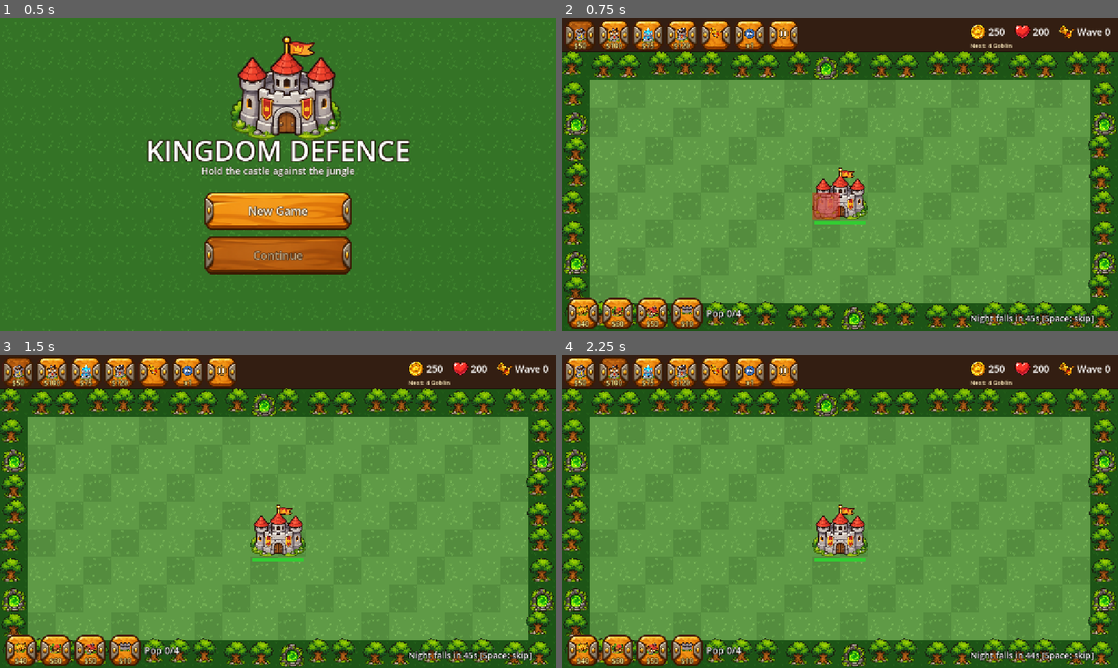
Above: before the commit, frames 1-4 (two rows, left to right).
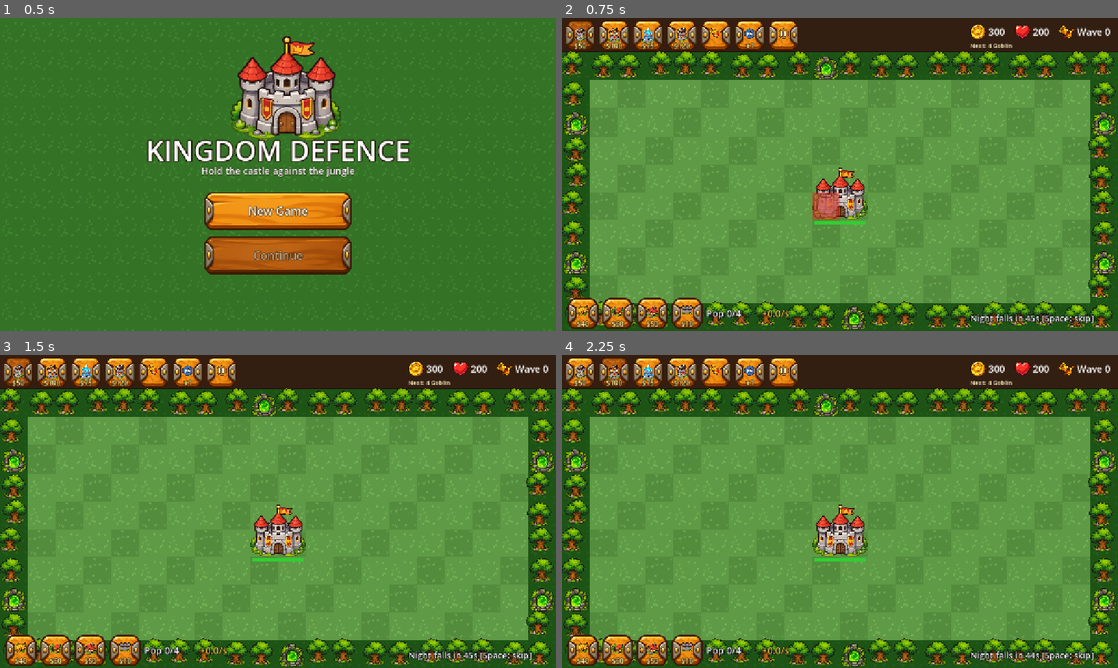
Above: after the commit, the same moments.

Repository: Sosakpanha/Tower-defence
Game: Godot game, scene res://menu.tscn
The game is run twice, just before and just after one commit, with the same random seed, the same clock (stepped at 60 frames per second) and the same inputs.
Inputs:
- Up to frame 1 (0.5 s): no input
- Up to frame 2 (0.75 s): click "New Game" at 0.5 s
- Up to frame 3 (1.5 s): click "$50" at 1.25 s
- Up to frame 4 (2.25 s): click "$100" at 2 s

Frame 1 is identical in both runs. In frame 2, 0.1% of the frame differs, in the area x 36-79%, y 3-96%; in frame 3, 0.1%; in frame 4, 0.1%.

Commit message:
Balance pass: tunable difficulty curve in Config, day-end clear/flawless bonus, income/sec in build bar, smarter balance bot
Co-Authored-By: Claude Sonnet 5.5 <noreply@anthropic.com>

Diff:
--- a/core/buildings.gd
+++ b/core/buildings.gd
@@ -4,8 +4,8 @@
 extends RefCounted
 
 const TYPES := {
-	"farm": {"name": "Farm", "cost": 40, "hp": 60.0, "income": 5, "interval": 5.0, "pop_use": 1, "pop_cap": 0, "color": Color(0.85, 0.75, 0.25)},
-	"lumber": {"name": "Lumber", "cost": 60, "hp": 70.0, "income": 8, "interval": 5.0, "pop_use": 1, "pop_cap": 0, "color": Color(0.5, 0.33, 0.15)},
+	"farm": {"name": "Farm", "cost": 40, "hp": 60.0, "income": 4, "interval": 5.0, "pop_use": 1, "pop_cap": 0, "color": Color(0.85, 0.75, 0.25)},
+	"lumber": {"name": "Lumber", "cost": 60, "hp": 70.0, "income": 6, "interval": 5.0, "pop_use": 1, "pop_cap": 0, "color": Color(0.5, 0.33, 0.15)},
 	"house": {"name": "House", "cost": 50, "hp": 80.0, "income": 0, "interval": 5.0, "pop_use": 0, "pop_cap": 4, "color": Color(0.75, 0.4, 0.3)},
 	"wall": {"name": "Wall", "cost": 10, "hp": 250.0, "income": 0, "interval": 5.0, "pop_use": 0, "pop_cap": 0, "color": Color(0.55, 0.55, 0.58)},
 }
--- a/core/config.gd
+++ b/core/config.gd
@@ -8,7 +8,7 @@
 const ORIGIN := Vector2(0, 80)  # leave room for the HUD bar on top
 const SCREEN := Vector2(1280, 720)
 
-const START_GOLD := 250
+const START_GOLD := 300
 const CASTLE_HP := 200
 const TOWER_HP := 150.0           # level 1; x1.5 / x2 on upgrade
 const CASTLE_DMG_FACTOR := 0.5    # castle damage per second = enemy attack x this
@@ -16,6 +16,21 @@
 const FIRST_DAY_SECONDS := 45.0  # build time before wave 1
 const DAY_SECONDS := 30.0        # build time between later waves
 const BASE_POP := 4  # population cap before any House
+
+# Difficulty curve (see WaveManager.wave_list and Enemy.setup). Per-wave scaling of every enemy.
+const ENEMY_HP_LIN := 0.45       # hp x (1 + w*LIN + w*w*QUAD)
+const ENEMY_HP_QUAD := 0.025
+const ENEMY_ATK_PER_WAVE := 0.08
+const ENEMY_REWARD_PER_WAVE := 0.04
+const WAVE_COUNT_BASE := 3       # enemies in a wave: BASE + w*LIN + w*w*QUAD
+const WAVE_COUNT_LIN := 1.5
+const WAVE_COUNT_QUAD := 0.08
+
+# Day-end rewards (paid when a wave is cleared). Surviving without castle damage pays extra.
+const CLEAR_BONUS_BASE := 25
+const CLEAR_BONUS_PER_WAVE := 5
+const FLAWLESS_BONUS_BASE := 15
+const FLAWLESS_BONUS_PER_WAVE := 5
 
 const SPEEDS := [1.0, 2.0, 3.0]
 const KIND_NAMES := {"normal": "Goblin", "fast": "Wolf", "tank": "Ogre", "archer": "Archer", "swarm": "Rat", "boss": "Warlord"}
--- a/enemy.gd
+++ b/enemy.gd
@@ -41,12 +41,12 @@
 	_repath()
 	pathing.changed.connect(_repath)
 	var st: Dictionary = KINDS.get(kind_name, KINDS.normal)
-	var scale_hp := 1.0 + wave * 0.25 + wave * wave * 0.016
+	var scale_hp := 1.0 + wave * Config.ENEMY_HP_LIN + wave * wave * Config.ENEMY_HP_QUAD
 	speed = st.speed * minf(1.6, 1.0 + wave * 0.01)
 	max_hp = st.hp * scale_hp
-	reward = int(st.reward * (1.0 + wave * 0.04))
+	reward = int(st.reward * (1.0 + wave * Config.ENEMY_REWARD_PER_WAVE))
 	radius = st.radius
-	atk_damage = st.atk * (1.0 + wave * 0.08)
+	atk_damage = st.atk * (1.0 + wave * Config.ENEMY_ATK_PER_WAVE)
 	atk_range = st.get("range", 0.0)
 	hp = max_hp
 	_build_sprite(kind)
--- a/main.gd
+++ b/main.gd
@@ -23,6 +23,7 @@
 var build_menu := BuildMenu.new()
 var day := DayCycle.new()
 var day_banner := DayBanner.new()
+var _hp_at_night := Config.CASTLE_HP  # castle HP when the wave began (flawless-bonus check)
 var build_kind := ""          # building type being placed; "" = placing a tower
 
 var towers: Dictionary:
@@ -101,6 +102,7 @@
 func _update_hud() -> void:
 	hud.set_stats(gold, lives, wave)
 	build_menu.set_pop(buildings.pop_used(), buildings.pop_cap())
+	build_menu.set_income(buildings.income_per_sec())
 	hud.set_wave_button_disabled(wave_active or game_over)
 	hud.set_speed(Config.SPEEDS[speed_idx])
 	if wave_active:
@@ -218,12 +220,15 @@
 
 
 func _on_wave_started(_w: int) -> void:
+	_hp_at_night = castle.hp
 	sfx.play_sfx("wave_start", -3.0)
 	_update_hud()
 
 
 func _on_wave_cleared(w: int) -> void:
-	gold += 20 + w * 5
+	var bonus := Economy.clear_bonus(w, castle.hp >= _hp_at_night)
+	gold += bonus
+	FloatText.spawn(self, Config.cell_center(Vector2i(Config.CASTLE_RECT.position)), "+%d" % bonus)
 	tower_mgr.heal_all()
 	_update_hud()
 	autosave()
--- /dev/null
+++ b/systems/economy.gd
@@ -0,0 +1,20 @@
+## Pure gold-rule helpers (no state): day-end bonus and building income readout.
+class_name Economy
+extends RefCounted
+
+
+## Gold paid when wave `w` is cleared. `flawless` = the castle took no damage that night.
+static func clear_bonus(w: int, flawless: bool) -> int:
+	var n := Config.CLEAR_BONUS_BASE + w * Config.CLEAR_BONUS_PER_WAVE
+	if flawless:
+		n += Config.FLAWLESS_BONUS_BASE + w * Config.FLAWLESS_BONUS_PER_WAVE
+	return n
+
+
+## Gold per second produced by a set of placed buildings.
+static func income_per_sec(buildings: Array) -> float:
+	var total := 0.0
+	for b: Building in buildings:
+		if b.stats.income > 0:
+			total += float(b.stats.income) / b.stats.interval
+	return total
--- a/systems/wave_manager.gd
+++ b/systems/wave_manager.gd
@@ -23,7 +23,7 @@
 ## Enemy kinds for wave `w`, in spawn order. Edit this to change the difficulty curve.
 static func wave_list(w: int) -> Array[String]:
 	var list: Array[String] = []
-	for i in 3 + int(w * 1.5 + w * w * 0.08):
+	for i in Config.WAVE_COUNT_BASE + int(w * Config.WAVE_COUNT_LIN + w * w * Config.WAVE_COUNT_QUAD):
 		var kind := "normal"
 		if w >= 3 and i % 4 == 3:
 			kind = "fast"
@@ -35,7 +35,9 @@
 	if w >= 2 and w % 3 == 2:  # rat swarm
 		for i in 4 + w:
 			list.append("swarm")
-	if w % 5 == 0:  # boss every 5th wave
+	if w == 5:  # first milestone: a pair of ogres
+		list.append_array(["tank", "tank"])
+	elif w % 5 == 0:  # boss every 5th wave from wave 10
 		for i in 1 + w / 20:
 			list.append("boss")
 	return list
--- a/tools/balance_test.gd
+++ b/tools/balance_test.gd
@@ -1,9 +1,11 @@
 # Usage: Godot --headless --path . --fixed-fps 60 --script tools/balance_test.gd
 # A simple scripted "player" follows a fixed build order, then prints gold / castle HP per wave.
+# Pass `-- noeco` to skip all farm/lumber/house steps (economy value check).
 # Tune Config / Buildings.TYPES / WaveManager.wave_list so this bot wins narrowly, not trivially.
 extends SceneTree
 
 const SIM_SPEED := 4.0
+const GREEDY_KINDS := ["sniper", "gunner", "cannon", "frost", "sniper", "gunner"]
 const IDLE_BEFORE_WAVE := 30.0  # seconds of build time the bot takes between waves
 
 # Build order. "t:type:x,y" tower, "b:type:x,y" building, "u:x,y" upgrade tower.
@@ -40,6 +42,8 @@
 
 func _try_step() -> bool:
 	var parts: PackedStringArray = ORDER[step].split(":")
+	if parts[0] == "b" and "noeco" in OS.get_cmdline_user_args() and parts[1] != "wall":
+		return true
 	var g: int = m.gold
 	match parts[0]:
 		"t":
@@ -57,6 +61,38 @@
 	return true
 
 
+## After the scripted order: keep spending like a sensible player (upgrade first, then new towers near the castle).
+func _greedy() -> void:
+	for _i in 6:
+		var best: Tower = null
+		for t: Tower in m.towers.values():
+			if t.level < 3 and (best == null or t.level < best.level):
+				best = t
+		if best != null and best.upgrade_cost() <= m.gold:
+			m.select_tower(Vector2i(Config.world_to_cell(best.position))); m.upgrade_selected()
+			continue
+		var kind: String = GREEDY_KINDS[m.towers.size() % GREEDY_KINDS.size()]
+		if m.gold < Tower.TYPES[kind].cost:
+			return
+		var cells := _free_cells()
+		if cells.is_empty():
+			return
+		m._select(kind); m.try_place(cells[0])
+
+
+## Buildable cells, nearest to the castle first.
+func _free_cells() -> Array[Vector2i]:
+	var out: Array[Vector2i] = []
+	var mid := Vector2(Config.CASTLE_RECT.position) + Vector2(Config.CASTLE_RECT.size) / 2.0
+	for x in Config.COLS:
+		for y in Config.ROWS:
+			if m.can_build(Vector2i(x, y)):
+				out.append(Vector2i(x, y))
+	out.sort_custom(func(a: Vector2i, b: Vector2i) -> bool:
+		return (Vector2(a) + Vector2(0.5, 0.5)).distance_to(mid) < (Vector2(b) + Vector2(0.5, 0.5)).distance_to(mid))
+	return out
+
+
 func _process(delta: float) -> bool:
 	frame += 1
 	if frame == 2:
@@ -70,8 +106,10 @@
 		return m.game_over
 	while step < ORDER.size() and _try_step():
 		step += 1
+	if step >= ORDER.size():
+		_greedy()
 	for i in mini(step, ORDER.size()):  # rebuild economy buildings that raiders destroyed
-		if ORDER[i].begins_with("b:"):
+		if ORDER[i].begins_with("b:") and not "noeco" in OS.get_cmdline_user_args():
 			var p: PackedStringArray = ORDER[i].split(":")
 			if not m.buildings.has(_cell(p[2])):
 				m._select_building(p[1]); m.try_place(_cell(p[2]))
--- a/ui/build_menu.gd
+++ b/ui/build_menu.gd
@@ -7,6 +7,7 @@
 
 var buttons := {}
 var pop_label := Label.new()
+var income_label := Label.new()
 
 
 func _ready() -> void:
@@ -18,7 +19,7 @@
 	for i in keys.size():
 		var k: String = keys[i]
 		var t: Dictionary = Buildings.TYPES[k]
-		var tip := "%s  $%d\n[%d] key" % [t.name, t.cost, i + 1 + Tower.TYPES.size()]
+		var tip := "%s  $%d\n%s[%d] key" % [t.name, t.cost, _desc(t), i + 1 + Tower.TYPES.size()]
 		var b := IconButton.new().setup(k, tip, "$%d" % t.cost)
 		b.pressed.connect(building_chosen.emit.bind(k))
 		bar.add_child(b)
@@ -29,10 +30,21 @@
 	pop_label.custom_minimum_size = Vector2(120, UiStyle.TOUCH_H)
 	pop_label.vertical_alignment = VERTICAL_ALIGNMENT_CENTER
 	bar.add_child(pop_label)
+	income_label.add_theme_font_size_override("font_size", 22)
+	income_label.add_theme_color_override("font_color", Color(1.0, 0.85, 0.3))
+	income_label.add_theme_color_override("font_outline_color", Color.BLACK)
+	income_label.add_theme_constant_override("outline_size", 5)
+	income_label.custom_minimum_size = Vector2(120, UiStyle.TOUCH_H)
+	income_label.vertical_alignment = VERTICAL_ALIGNMENT_CENTER
+	bar.add_child(income_label)
 
 
 func set_pop(used: int, cap: int) -> void:
 	pop_label.text = "Pop %d/%d" % [used, cap]
+
+
+func set_income(per_sec: float) -> void:
+	income_label.text = "+%.1f/s" % per_sec
 
 
 ## `kind` = building type being placed, or "" when a tower is selected.
@@ -41,3 +53,14 @@
 		var st := UiStyle.pressed() if k == kind else UiStyle.normal()
 		(buttons[k] as Button).add_theme_stylebox_override("normal", st)
 		(buttons[k] as Button).add_theme_stylebox_override("hover", st)
+
+
+static func _desc(t: Dictionary) -> String:
+	var parts: Array[String] = []
+	if t.income > 0:
+		parts.append("+%.1f gold/s" % (float(t.income) / t.interval))
+	if t.pop_use > 0:
+		parts.append("uses %d pop" % t.pop_use)
+	if t.pop_cap > 0:
+		parts.append("+%d pop" % t.pop_cap)
+	return "" if parts.is_empty() else ", ".join(parts) + "\n"
--- a/world/building_manager.gd
+++ b/world/building_manager.gd
@@ -30,6 +30,10 @@
 	for b: Building in buildings.values():
 		n += b.stats.pop_cap
 	return n
+
+
+func income_per_sec() -> float:
+	return Economy.income_per_sec(buildings.values())
 
 
 func can_afford_pop(kind: String) -> bool:
Not shown, added: systems/economy.gd.uid
Not shown, changed: CLAUDE.md
